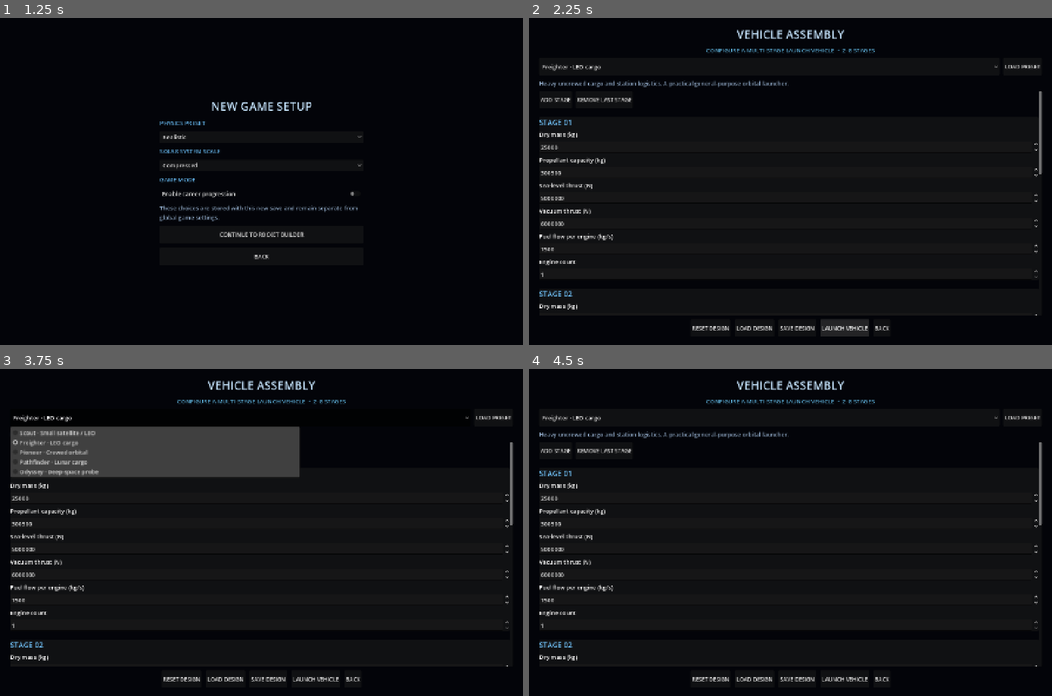
Above: before the commit, frames 1-4 (two rows, left to right).
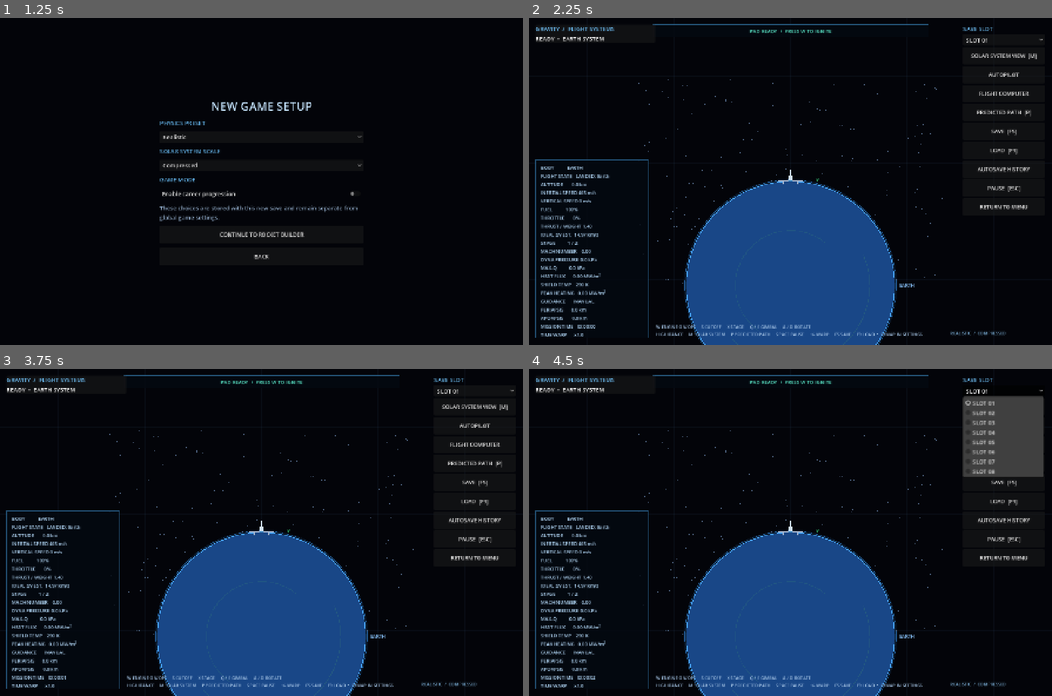
Above: after the commit, the same moments.

Repository: Blagos1195/Gravity-simulator
Game: Godot game, scene res://scenes/main.tscn
The game is run twice, just before and just after one commit, with the same random seed, the same clock (stepped at 60 frames per second) and the same inputs.
Inputs (mouse positions are in pixels of both pictures, inside the frame that each line leads up to):
- Up to frame 1 (1.25 s): click "NEW GAME" at 0.5 s
- Up to frame 2 (2.25 s): click "CONTINUE TO ROCKET BUILDER" at 1.25 s; click "LAUNCH VEHICLE" at 2 s
- Up to frame 3 (3.75 s): click (313, 679) at 2.75 s, where only the run before the commit has a clickable "LAUNCH VEHICLE"; click (240, 418) at 3.5 s, where only the run before the commit has a clickable "Freighter · LEO cargo"
- Up to frame 4 (4.5 s): click (1004, 391) at 4.25 s, where only the run after the commit has a clickable "SLOT 01"

Frame 1 is identical in both runs. In frame 2, 23% of the frame differs, in the area x 1-99%, y 1-100%; in frame 3, 31%; in frame 4, 26%.

Commit message:
Make default rocket pass burnout TWR limits

Diff:
--- a/Gravity/scripts/rocket_design.gd
+++ b/Gravity/scripts/rocket_design.gd
@@ -14,7 +14,7 @@
 	"stages": [
 		{
 			"name": "FIRST STAGE",
-			"dry_mass": 25000.0,
+			"dry_mass": 30000.0,
 			"fuel_capacity": 300000.0,
 			"thrust": 5000000.0,
 			"vacuum_thrust": 6000000.0,
